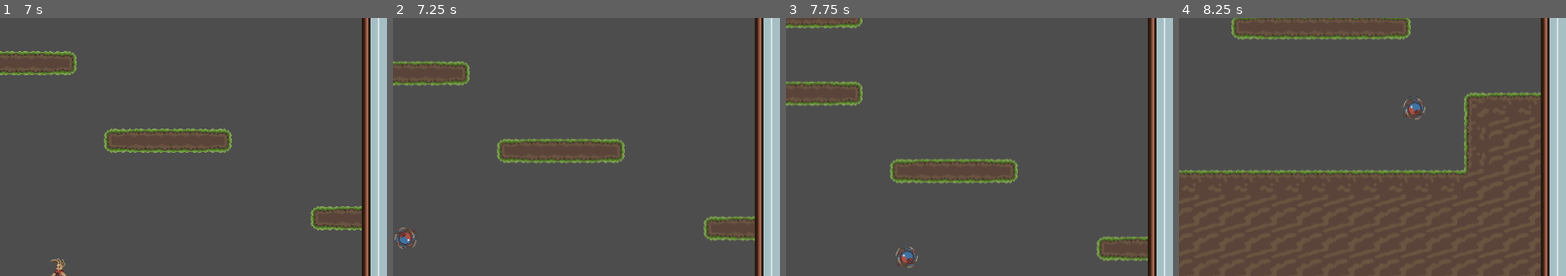
Above: before the commit, frames 1-4 (left to right).
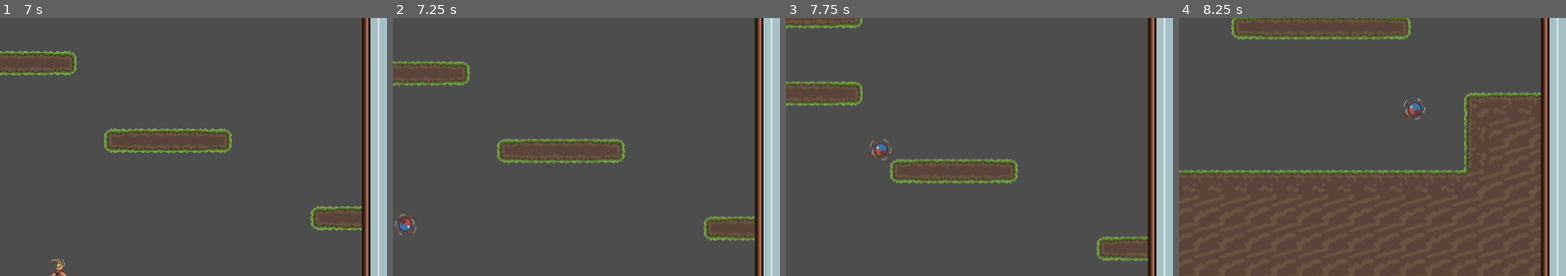
Above: after the commit, the same moments.

Repository: MatiasMy/SnowFlakeJam25
Game: Godot game, scene res://scenes/Game.tscn
The game is run twice, just before and just after one commit, with the same random seed, the same clock (stepped at 60 frames per second) and the same inputs.
Inputs:
- Up to frame 1 (7 s): hold D (right) 0.53-2.03 s; tap W (up) at 0.6, 0.77, 1.07, 1.35, 1.52, 1.82, 2.1, 2.85, 3.02, 3.32, 3.6, 3.77, 4.07, 4.35, 4.52, 4.82, 5.1, 5.85, 6.02, 6.32, 6.6, 6.77 s; hold A (left) 2.03-2.78 s; hold D (right) 2.78-4.28 s; hold A (left) 4.28-5.03 s; hold D (right) 5.03-5.78 s; hold A (left) from 5.78 s (still down)
- Up to frame 2 (7.25 s): keep holding A (left); tap W (up) at 7.07 s
- Up to frame 3 (7.75 s): release A (left) at 7.28 s; hold D (right) from 7.28 s (still down); tap W (up) at 7.35, 7.52 s
- Up to frame 4 (8.25 s): keep holding D (right); tap W (up) at 7.82, 8.1 s
The pictures show only the part of the screen within x 0-50%, y 23-73%; the shares and areas given below are measured in that part.

Frame 1 is identical in both runs. In frame 2, 0.4% of the frame differs, in the area x 0-7%, y 74-90%; in frame 3, 0.5%, in the area x 21-35%, y 46-97%; in frame 4, nothing differs.

Commit message:
did stuff

Diff:
--- a/project_mirror/scenes/Game.tscn
+++ b/project_mirror/scenes/Game.tscn
@@ -1,6 +1,6 @@
 [gd_scene load_steps=14 format=3 uid="uid://drjijqr5tc8ne"]
 
-[ext_resource type="Script" uid="uid://cs2vc85hv5ts5" path="res://scripts/game.gd" id="1_bf53h"]
+[ext_resource type="Script" uid="uid://cs2vc85hv5ts5" path="res://Scripts/game.gd" id="1_bf53h"]
 [ext_resource type="PackedScene" uid="uid://i5br82scl3wh" path="res://Scenes/mirrored_boy.tscn" id="1_qbsmt"]
 [ext_resource type="Texture2D" uid="uid://cmlr3isek35ir" path="res://Assets/Textures/TileMap.png" id="1_s0nni"]
 [ext_resource type="Texture2D" uid="uid://8m6qc3mp1ge7" path="res://Assets/Textures/TileMap2.png" id="2_b2bpf"]
@@ -130,88 +130,90 @@
 [node name="TheVoid" parent="." instance=ExtResource("6_7lihs")]
 position = Vector2(2, -3319)
 
-[node name="platform" parent="." instance=ExtResource("7_fgofq")]
+[node name="latforms" type="Node2D" parent="."]
+
+[node name="platform" parent="latforms" instance=ExtResource("7_fgofq")]
 position = Vector2(-466, -3486)
 
-[node name="platform2" parent="." instance=ExtResource("7_fgofq")]
+[node name="platform2" parent="latforms" instance=ExtResource("7_fgofq")]
 position = Vector2(-434, -3486)
 
-[node name="platform3" parent="." instance=ExtResource("7_fgofq")]
+[node name="platform3" parent="latforms" instance=ExtResource("7_fgofq")]
 position = Vector2(-402, -3486)
 
-[node name="platform4" parent="." instance=ExtResource("7_fgofq")]
+[node name="platform4" parent="latforms" instance=ExtResource("7_fgofq")]
 position = Vector2(-370, -3486)
 
-[node name="platform5" parent="." instance=ExtResource("7_fgofq")]
+[node name="platform5" parent="latforms" instance=ExtResource("7_fgofq")]
 position = Vector2(-338, -3486)
 
-[node name="platform6" parent="." instance=ExtResource("7_fgofq")]
+[node name="platform6" parent="latforms" instance=ExtResource("7_fgofq")]
 position = Vector2(-306, -3486)
 
-[node name="platform7" parent="." instance=ExtResource("7_fgofq")]
+[node name="platform7" parent="latforms" instance=ExtResource("7_fgofq")]
 position = Vector2(-274, -3486)
 
-[node name="platform8" parent="." instance=ExtResource("7_fgofq")]
+[node name="platform8" parent="latforms" instance=ExtResource("7_fgofq")]
 position = Vector2(-242, -3486)
 
-[node name="platform9" parent="." instance=ExtResource("7_fgofq")]
+[node name="platform9" parent="latforms" instance=ExtResource("7_fgofq")]
 position = Vector2(-210, -3486)
 
-[node name="platform10" parent="." instance=ExtResource("7_fgofq")]
+[node name="platform10" parent="latforms" instance=ExtResource("7_fgofq")]
 position = Vector2(-178, -3486)
 
-[node name="platform11" parent="." instance=ExtResource("7_fgofq")]
+[node name="platform11" parent="latforms" instance=ExtResource("7_fgofq")]
 position = Vector2(-146, -3486)
 
-[node name="platform12" parent="." instance=ExtResource("7_fgofq")]
+[node name="platform12" parent="latforms" instance=ExtResource("7_fgofq")]
 position = Vector2(-114, -3486)
 
-[node name="platform13" parent="." instance=ExtResource("7_fgofq")]
+[node name="platform13" parent="latforms" instance=ExtResource("7_fgofq")]
 position = Vector2(-82, -3486)
 
-[node name="platform14" parent="." instance=ExtResource("7_fgofq")]
+[node name="platform14" parent="latforms" instance=ExtResource("7_fgofq")]
 position = Vector2(-50, -3486)
 
-[node name="platform15" parent="." instance=ExtResource("7_fgofq")]
+[node name="platform15" parent="latforms" instance=ExtResource("7_fgofq")]
 position = Vector2(47, -3486)
 
-[node name="platform16" parent="." instance=ExtResource("7_fgofq")]
+[node name="platform16" parent="latforms" instance=ExtResource("7_fgofq")]
 position = Vector2(79, -3486)
 
-[node name="platform17" parent="." instance=ExtResource("7_fgofq")]
+[node name="platform17" parent="latforms" instance=ExtResource("7_fgofq")]
 position = Vector2(111, -3486)
 
-[node name="platform18" parent="." instance=ExtResource("7_fgofq")]
+[node name="platform18" parent="latforms" instance=ExtResource("7_fgofq")]
 position = Vector2(143, -3486)
 
-[node name="platform19" parent="." instance=ExtResource("7_fgofq")]
+[node name="platform19" parent="latforms" instance=ExtResource("7_fgofq")]
 position = Vector2(175, -3486)
 
-[node name="platform20" parent="." instance=ExtResource("7_fgofq")]
+[node name="platform20" parent="latforms" instance=ExtResource("7_fgofq")]
 position = Vector2(207, -3486)
 
-[node name="platform21" parent="." instance=ExtResource("7_fgofq")]
+[node name="platform21" parent="latforms" instance=ExtResource("7_fgofq")]
 position = Vector2(239, -3486)
 
-[node name="platform22" parent="." instance=ExtResource("7_fgofq")]
+[node name="platform22" parent="latforms" instance=ExtResource("7_fgofq")]
 position = Vector2(271, -3486)
 
-[node name="platform23" parent="." instance=ExtResource("7_fgofq")]
+[node name="platform23" parent="latforms" instance=ExtResource("7_fgofq")]
 position = Vector2(303, -3486)
 
-[node name="platform24" parent="." instance=ExtResource("7_fgofq")]
+[node name="platform24" parent="latforms" instance=ExtResource("7_fgofq")]
 position = Vector2(335, -3486)
 
-[node name="platform25" parent="." instance=ExtResource("7_fgofq")]
+[node name="platform25" parent="latforms" instance=ExtResource("7_fgofq")]
 position = Vector2(367, -3486)
 
-[node name="platform26" parent="." instance=ExtResource("7_fgofq")]
+[node name="platform26" parent="latforms" instance=ExtResource("7_fgofq")]
 position = Vector2(399, -3486)
 
-[node name="platform27" parent="." instance=ExtResource("7_fgofq")]
+[node name="platform27" parent="latforms" instance=ExtResource("7_fgofq")]
 position = Vector2(431, -3486)
 
-[node name="platform28" parent="." instance=ExtResource("7_fgofq")]
+[node name="platform28" parent="latforms" instance=ExtResource("7_fgofq")]
 position = Vector2(463, -3486)
 
 [connection signal="body_entered" from="TheVoid" to="." method="_on_the_void_body_entered"]
--- a/project_mirror/scenes/mirrored_boy.tscn
+++ b/project_mirror/scenes/mirrored_boy.tscn
@@ -205,4 +205,9 @@
 wait_time = 0.6
 one_shot = true
 
+[node name="Timer2" type="Timer" parent="."]
+wait_time = 0.15
+one_shot = true
+
 [connection signal="timeout" from="Timer" to="." method="_on_timer_timeout"]
+[connection signal="timeout" from="Timer2" to="." method="_on_timer_2_timeout"]
--- a/project_mirror/scenes/the_boy.tscn
+++ b/project_mirror/scenes/the_boy.tscn
@@ -153,3 +153,9 @@
 
 [node name="CollisionShape2D" type="CollisionShape2D" parent="."]
 shape = SubResource("CircleShape2D_1q882")
+
+[node name="Timer" type="Timer" parent="."]
+wait_time = 0.15
+one_shot = true
+
+[connection signal="timeout" from="Timer" to="." method="_on_timer_timeout"]
--- a/project_mirror/scripts/mirrored_boy.gd
+++ b/project_mirror/scripts/mirrored_boy.gd
@@ -5,8 +5,10 @@
 const JUMP_VELOCITY = -500.0
 const DOUBLE_JUMP_VELOCITY = -400.0
 var isplane: bool = false
+var canjump = true
 
 @onready var timer: Timer = $Timer
+@onready var timer_2: Timer = $Timer2
 
 var double_jump: bool = true
 var anim2play: String = "Idle"
@@ -21,14 +23,19 @@
 			velocity += get_gravity() * delta
 		if is_on_floor():
 			double_jump = true;
+		if canjump == false and is_on_floor():
+			canjump = true
 
 		# Handle jump.
-		if Input.is_action_just_pressed("uparrow") && is_on_floor():
-			velocity.y = JUMP_VELOCITY
-
-		if Input.is_action_just_pressed("uparrow") && !is_on_floor() && double_jump:
+		if (is_on_floor() == false) and canjump and timer_2.is_stopped():
+			timer_2.start()
+		if Input.is_action_just_pressed("uparrow") && !is_on_floor() && double_jump && !canjump:
 			velocity.y = DOUBLE_JUMP_VELOCITY
 			double_jump = false;
+		# Handle jump.
+		if Input.is_action_just_pressed("uparrow") && canjump:
+			velocity.y = JUMP_VELOCITY
+			canjump = false
 
 		if Input.is_action_pressed("rightarrow"):
 			velocity.x =  1 * SPEED * delta * 60
@@ -52,3 +59,6 @@
 
 func _on_timer_timeout() -> void:
 	isplane = true
+
+func _on_timer_2_timeout() -> void:
+	canjump = false
--- a/project_mirror/scripts/the_boy.gd
+++ b/project_mirror/scripts/the_boy.gd
@@ -1,27 +1,37 @@
 extends CharacterBody2D
 
+@onready var timer: Timer = $Timer
 
 const SPEED = 300.0
 const JUMP_VELOCITY = -500.0
 const DOUBLE_JUMP_VELOCITY = -400.0
 
+var canjump: bool = true
+
 var double_jump: bool = true
 var anim2play: String = "Idle"
 @export var animatedSprite2d: AnimatedSprite2D
+
 func _physics_process(delta: float) -> void:
 	# Add the gravity.
 	if not is_on_floor():
 		velocity += get_gravity() * delta
 	if is_on_floor():
 		double_jump = true;
+	if canjump == false and is_on_floor():
+		canjump = true
 
-	# Handle jump.
-	if Input.is_action_just_pressed("up") && is_on_floor():
-		velocity.y = JUMP_VELOCITY
-
-	if Input.is_action_just_pressed("up") && !is_on_floor() && double_jump:
+	if (is_on_floor() == false) and canjump and timer.is_stopped():
+		timer.start()
+	if Input.is_action_just_pressed("up") && !is_on_floor() && double_jump && !canjump:
 		velocity.y = DOUBLE_JUMP_VELOCITY
 		double_jump = false;
+	# Handle jump.
+	if Input.is_action_just_pressed("up") && canjump:
+		velocity.y = JUMP_VELOCITY
+		canjump = false
+
+
 
 	# Get the input direction and handle the movement/deceleration.
 	# As good practice, you should replace UI actions with custom gameplay actions.
@@ -40,3 +50,6 @@
 	if animatedSprite2d.animation != anim2play:
 		animatedSprite2d.play(anim2play)
 	animatedSprite2d.play(anim2play)
+
+func _on_timer_timeout() -> void:
+	canjump = false
